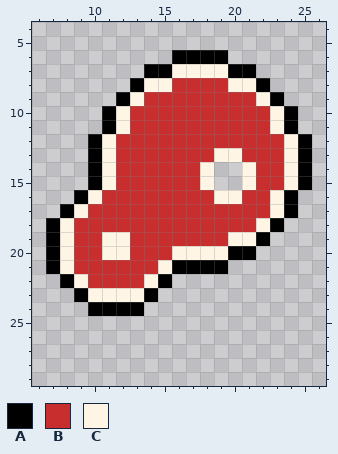
A pixel-art sprite gets an edit: public/inventory/bigCommonMeat.png. Above, as it was before the edit.
The file is 320x320 pixels, drawn in blocks of 10x10; one block is one cell here. Shown: x 6..26, y 4..29.
Palette (. is transparent): A #000000  B #c92e2e  C #fff5e4
Pixels before, first column x 7:
 6 .........AAAA......
 7 .......AACCCCAA....
 8 ......ACCBBBBCCA...
 9 .....ACBBBBBBBBCA..
10 ....ACBBBBBBBBBBCA.
11 ....ACBBBBBBBBBBCA.
12 ...ACBBBBBBBBBBBBCA
13 ...ACBBBBBBBCCBBBCA
14 ...ACBBBBBBC..CBBCA
15 ...ACBBBBBBC..CBBCA
16 ..ACBBBBBBBBCCBBCA.
17 .ACBBBBBBBBBBBBBCA.
18 ACBBBBBBBBBBBBBCA..
19 ACBBCCBBBBBBBCCA...
20 ACBBCCBBBCCCCAA....
21 ACBBBBBBCAAAA......
22 .ACBBBBCA..........
23 ..ACCCCA...........
24 ...AAAA............
After the commit:
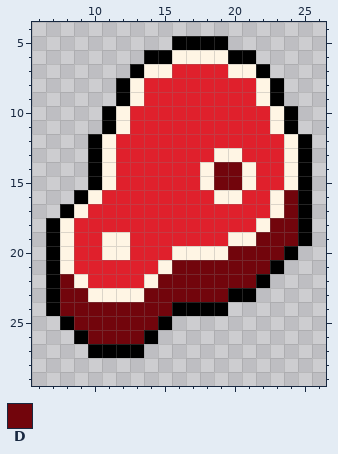
Colours new in this view: D #72050c
From old to new:
colour B: #c92e2e -> #e0202c
Changed rows in their new state; - is a pixel that keeps its letter.
first column x 12:
 5 ----AAAA----
 6 --AACCCCAA--
 7 -ACCBBBBCCA-
 8 ACBB----BBCA
first column x 7:
14 ------------DD-----
15 ------------DD-----
16 -----------------DA
17 -----------------DA
18 ----------------DDA
19 ---------------DDDA
20 -------------DDDDA-
21 ---------DDDDDDDA--
22 AD------DDDDDDDA---
23 ADD----DDDDDDAA----
24 ADDDDDDDDAAAA------
25 -ADDDDDDA----------
26 --ADDDDA-----------
27 ---AAAA------------
Boxes around the changes in both pictures, in picture pixels (x1, y1, x2, y2):
changed: (46, 36, 312, 358)
